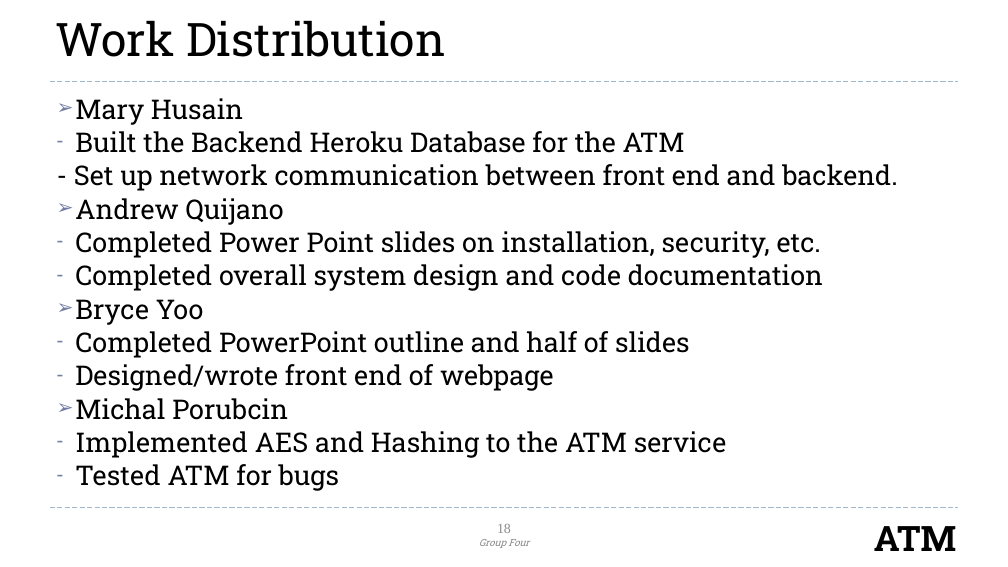
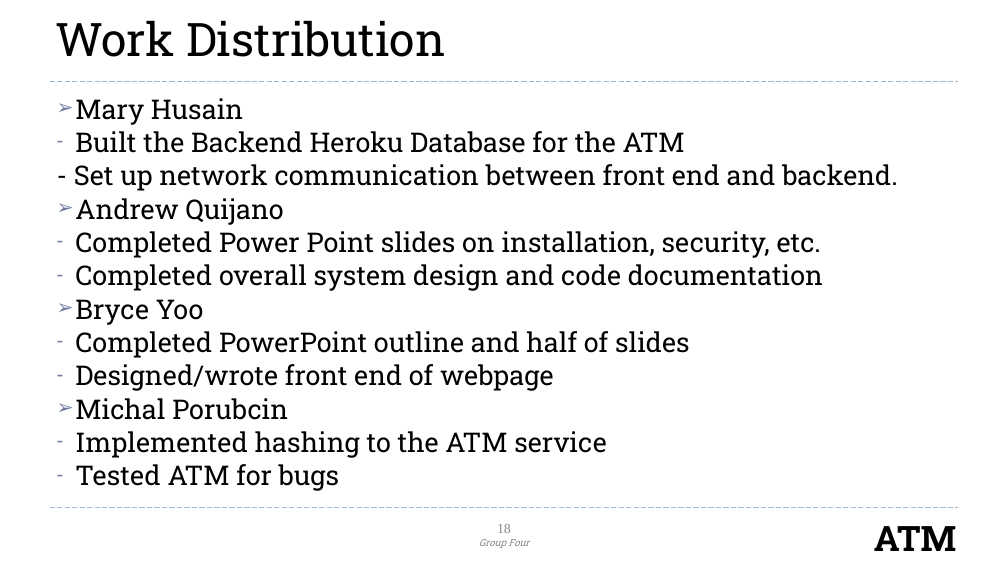
Before and after one commit to mari-husain/csharp-atm, a slide deck: slide 18 of Other/C# Project-Final.pptx. Drawn at 1008x567 pixels with LibreOffice and Linux fonts; fonts in the diff are those of the drawing; background and template pictures are left out. Boxes give left, top, right and bottom in pixels: in the first picture for what was removed or moved away, otherwise in the second. Text is boxed around its words. In the diff, an @@ line names an element or a change of style, - is before the commit and + after.

```diff
--- a/Other/C# Project-Final.pptx
+++ b/Other/C# Project-Final.pptx
@@ text at (x1=75, y1=431, x2=606, y2=458): text changed @@
-– Implemented AES and Hashing to the ATM service
+– Implemented hashing to the ATM service
```
Also in this commit, not shown: 1 other slide changed.
